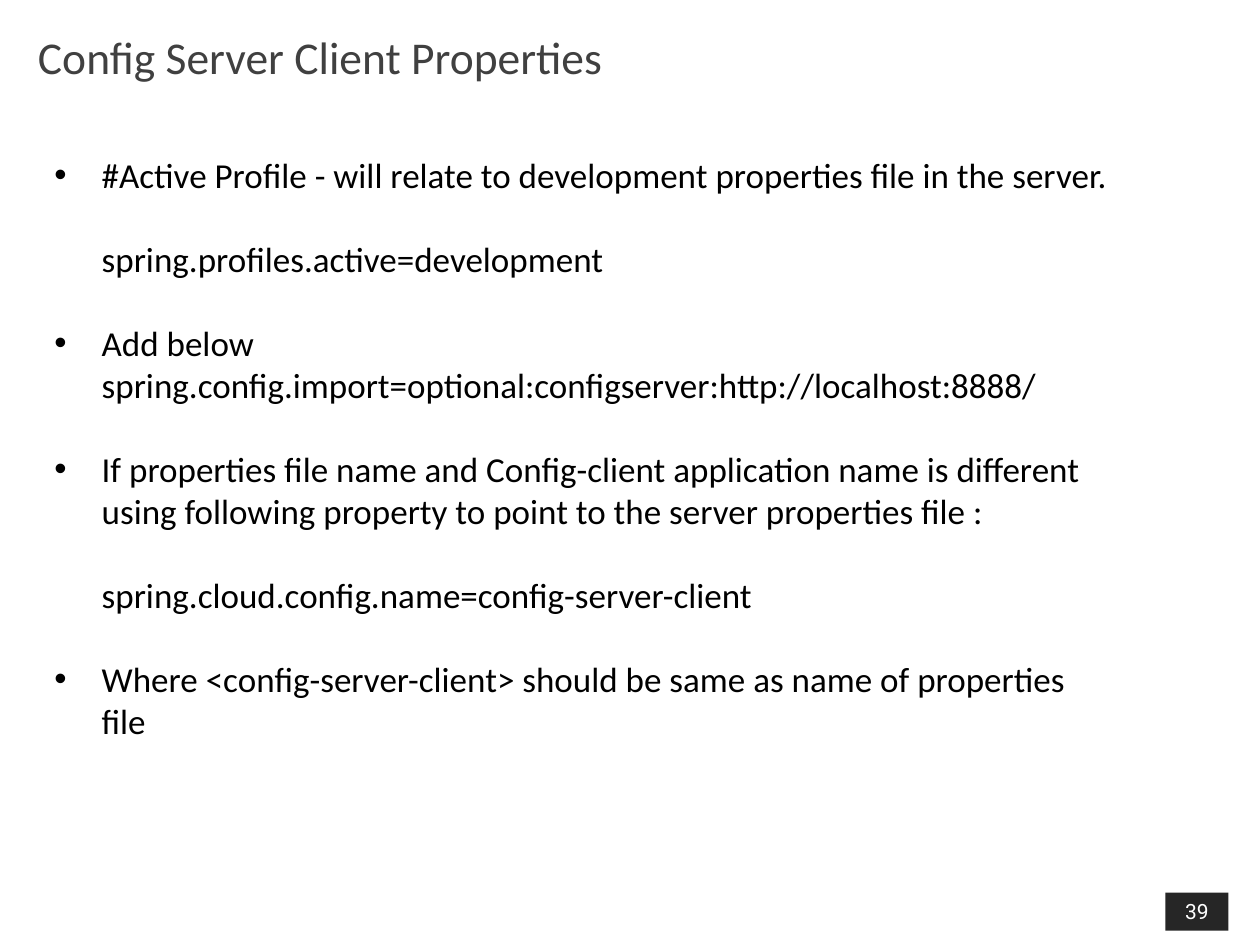
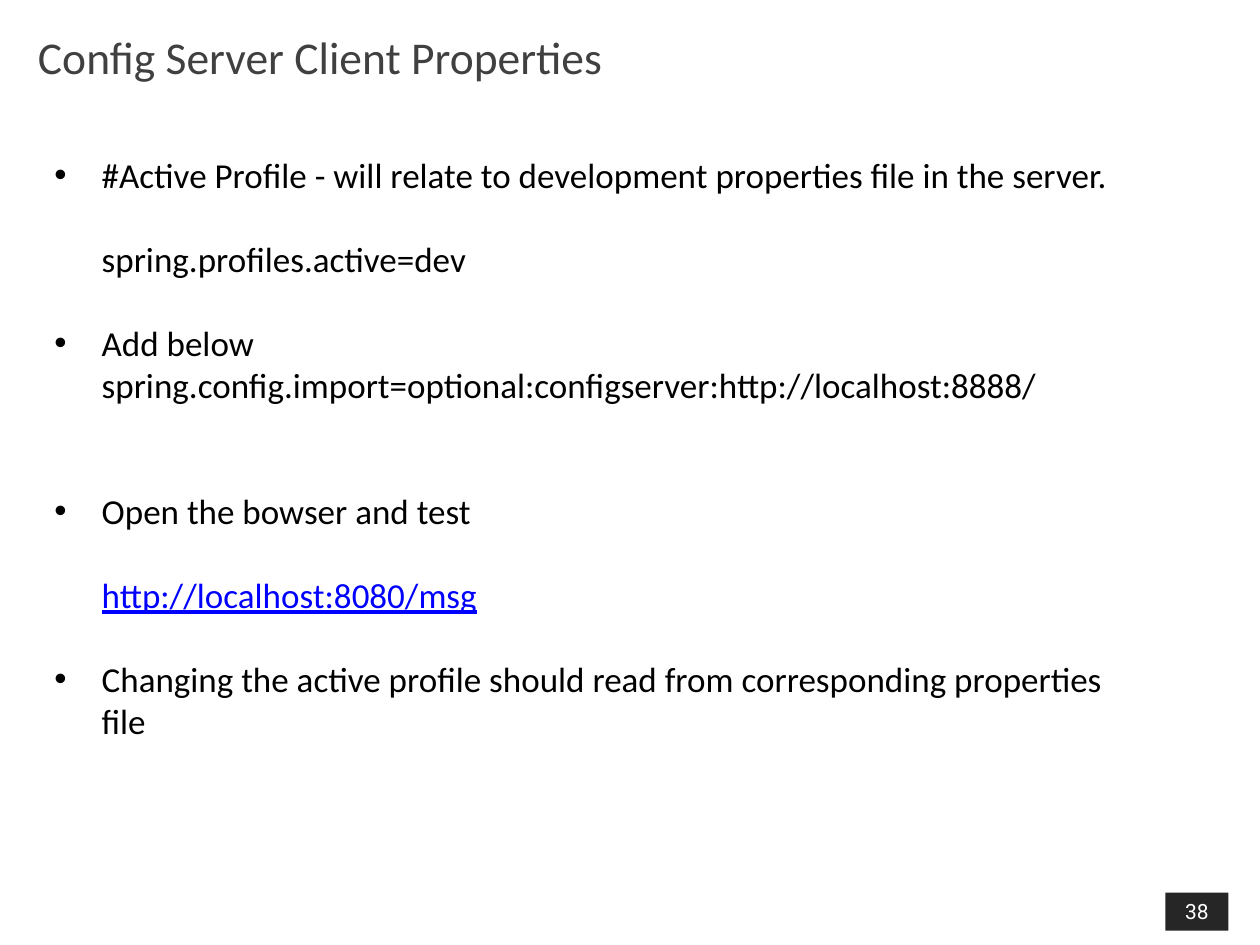
Before and after one commit to shalini06mittal/SynechronMSAug2024WS, a slide deck: slide 38 of ppt/102_Microservices_Cloud_CB_Config.pptx (slide 39 before the commit). Drawn at 1260x945 pixels with LibreOffice and Linux fonts; fonts in the diff are those of the drawing; background and template pictures are left out. Boxes give left, top, right and bottom in pixels: in the first picture for what was removed or moved away, otherwise in the second. Text is boxed around its words. In the diff, an @@ line names an element or a change of style, - is before the commit and + after.

Commit message:
cloud config ppt

```diff
--- a/ppt/102_Microservices_Cloud_CB_Config.pptx
+++ b/ppt/102_Microservices_Cloud_CB_Config.pptx
@@ text at bbox=[102, 163, 1106, 278]: text changed @@
-• #Active Profile - will relate to development properties file in the server.
-  spring.profiles.active=development
+• #Active Profile - will relate to development properties file in the server.
+  spring.profiles.active=dev
@@ text at bbox=[102, 499, 1101, 735]: text changed @@
-• If properties file name and Config-client application name is different using following property to point to the server properties file :
-  spring.cloud.config.name=config-server-client
-• Where <config-server-client> should be same as name of properties file
+• Open the bowser and test
+  http://localhost:8080/msg
+• Changing the active profile should read from corresponding properties file
@@ page number at bbox=[1185, 904, 1209, 919]: text changed @@
-39
+38
```
Also in this commit, not shown: 3 other slides changed, 4 slides added, 1 other file.
